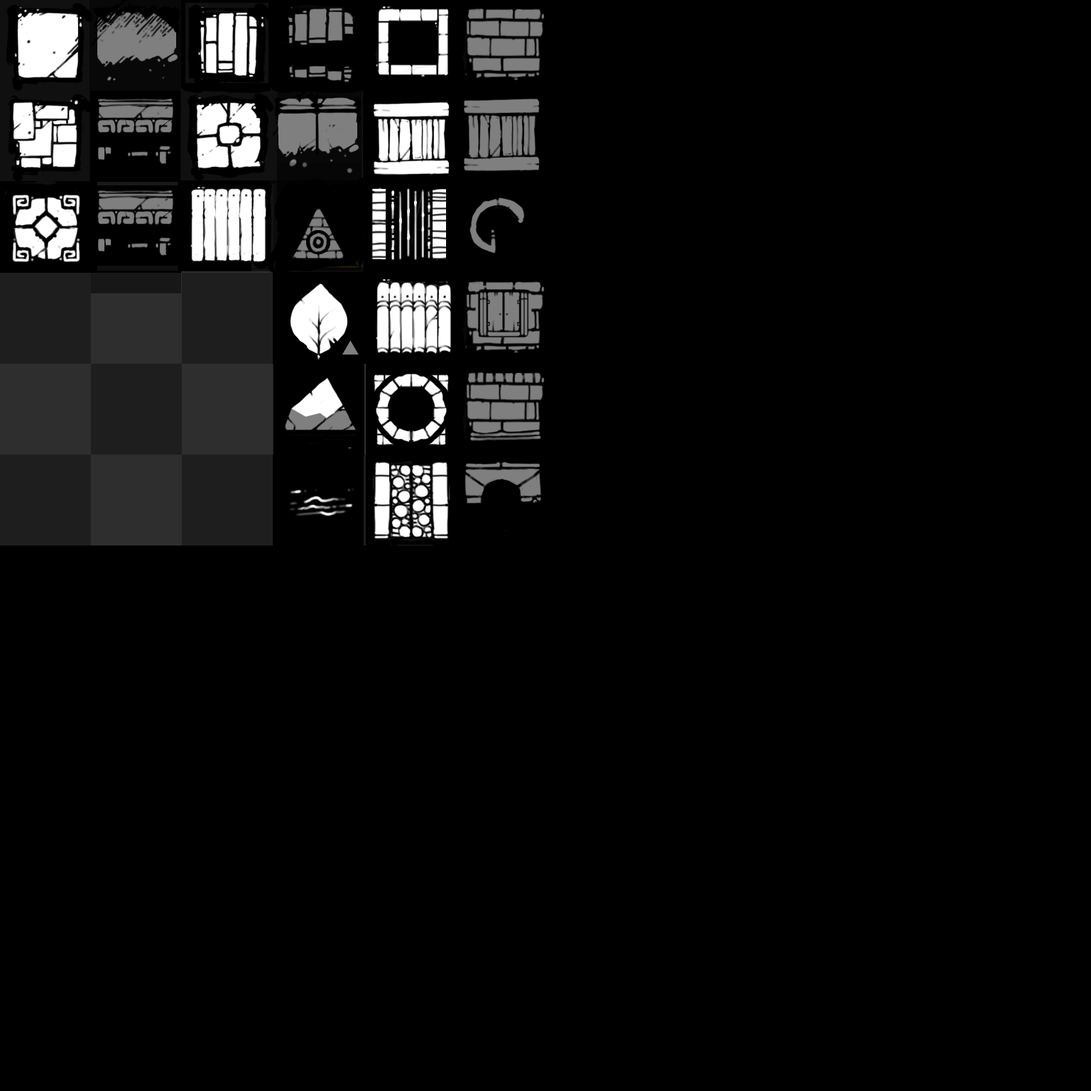
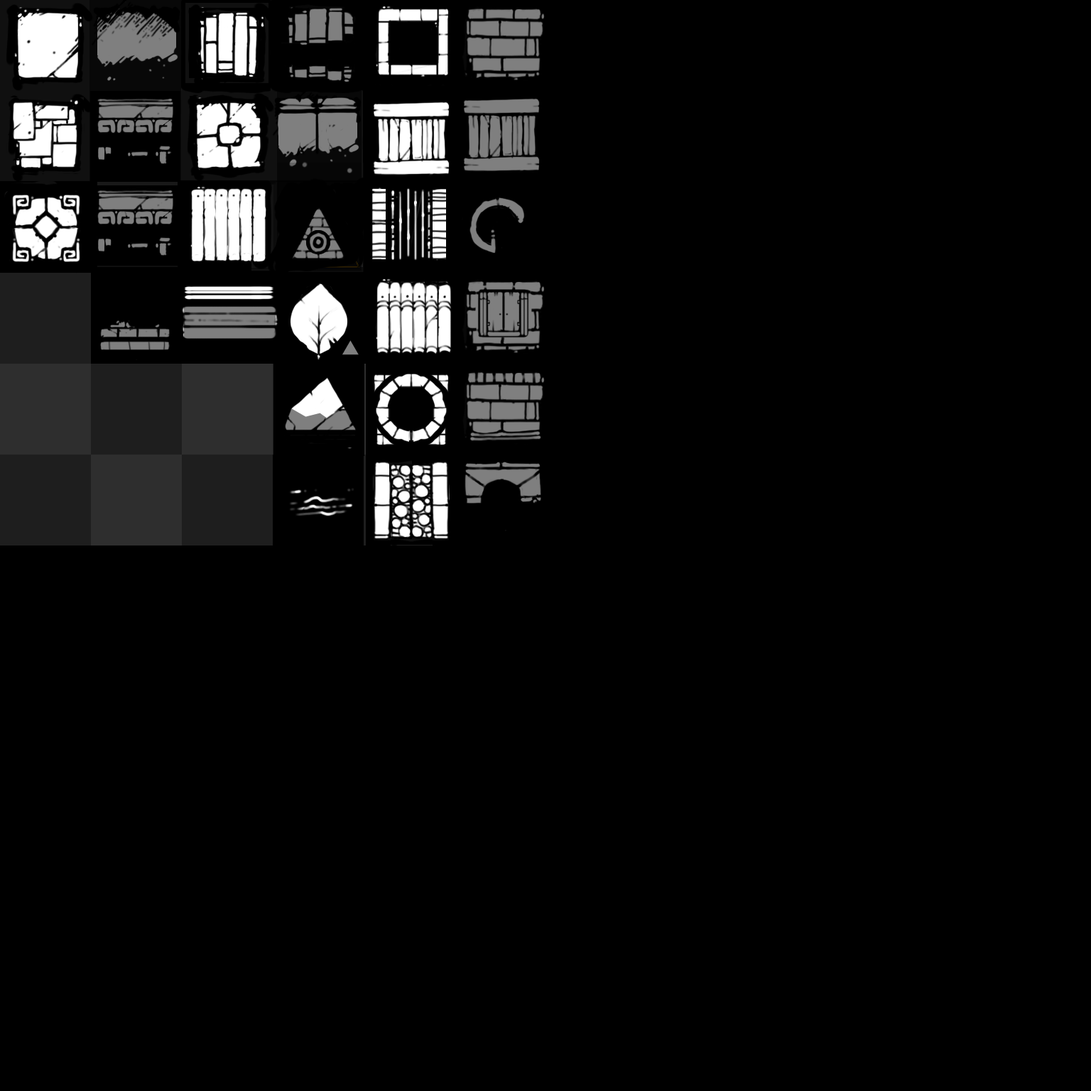
Layered file, before and after one edit (1091 × 1091). Changes by layer:
painted on "Shadow" over [91, 293, 276, 362]
added group "Detail3" with 2 layers above "Detail2" over [181, 270, 279, 364]
added layer "Layer 54" in group "Detail3" over [181, 306, 279, 339]
added layer "Layer 54 copy 3" in group "Detail3" over [181, 270, 278, 364]
added group "Flat3" with 3 layers above "Flat2" over [90, 267, 182, 364]
added layer "Layer 56" in group "Flat3" over [100, 319, 170, 354]
added layer "Layer 55" in group "Flat3" over [98, 327, 170, 353]
added layer "Layer 53" (1st of 2, in "Flat3") in group "Flat3" over [90, 267, 182, 364]
